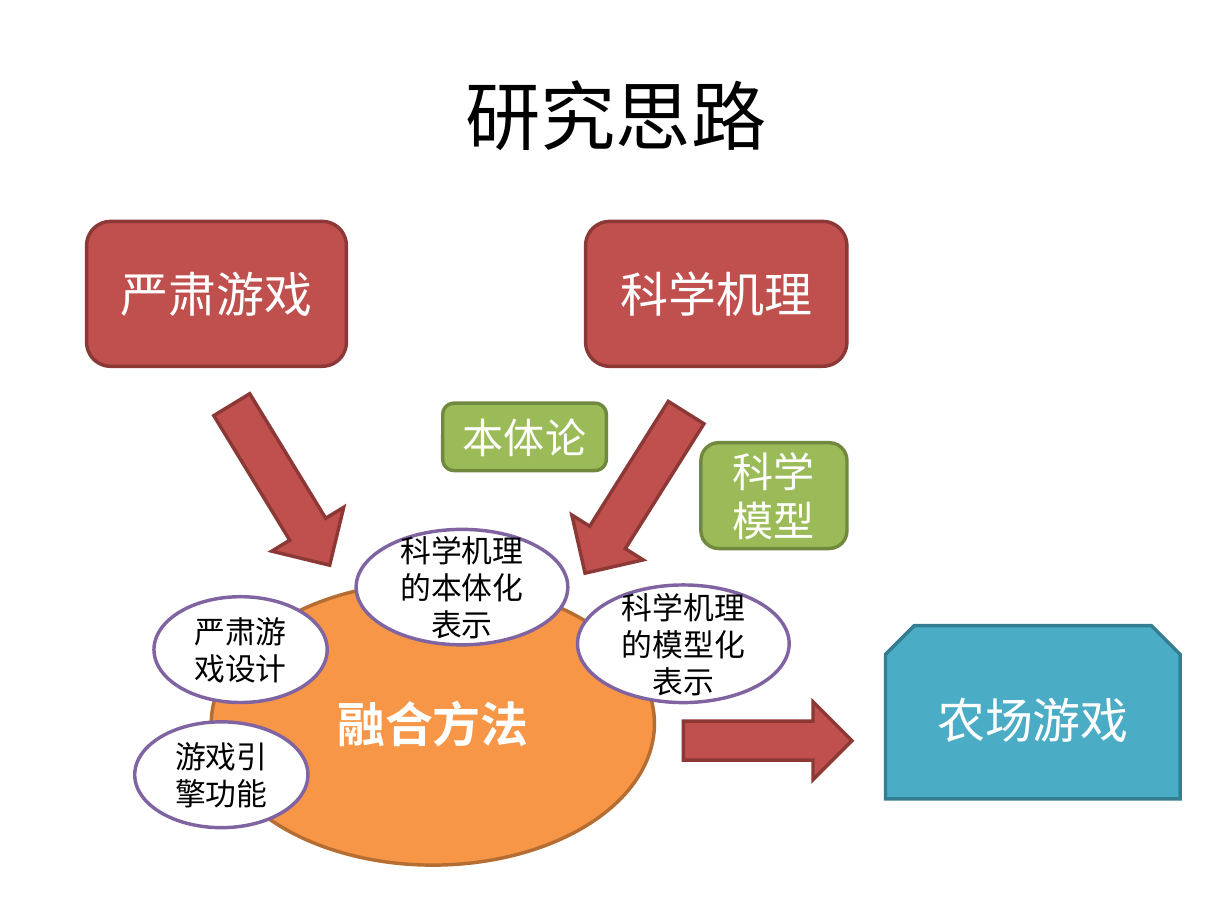
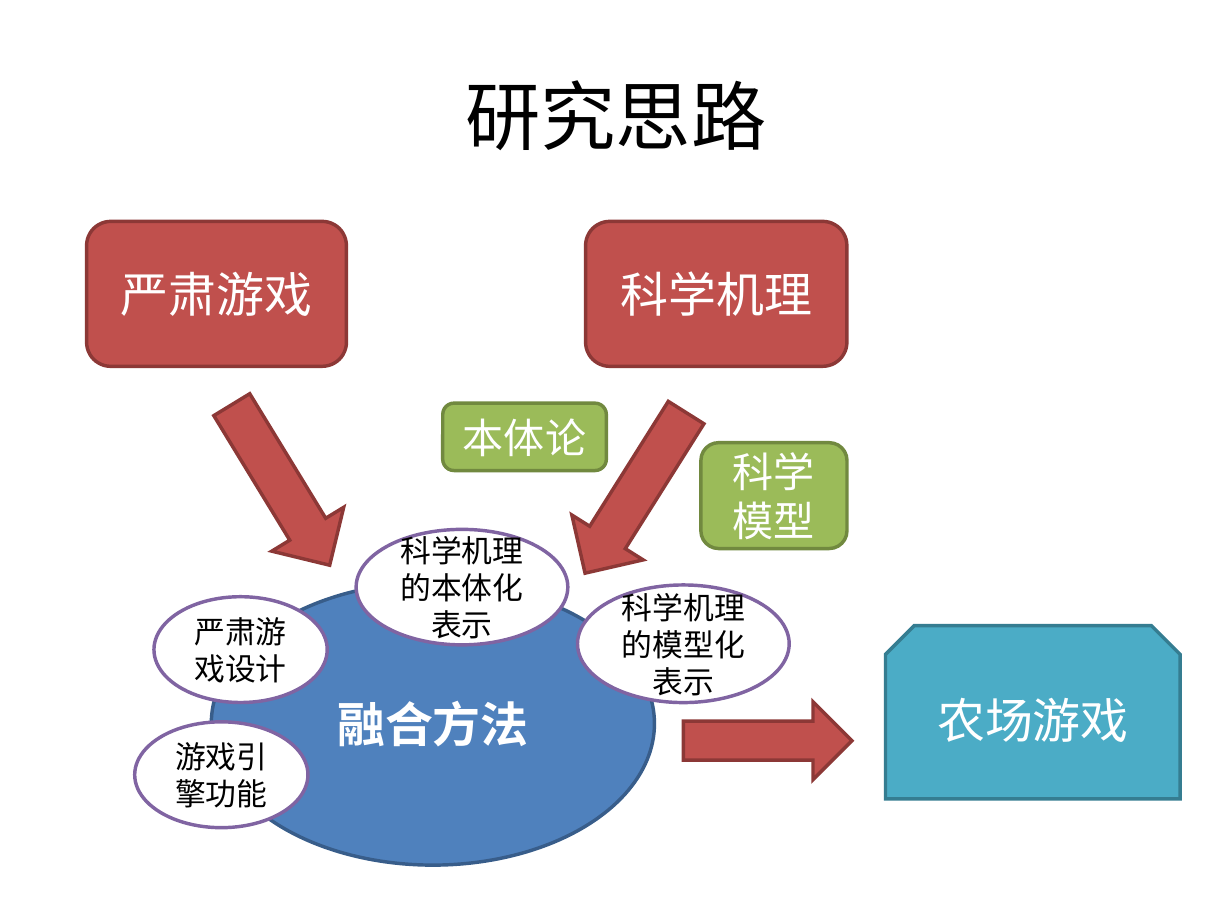
Before and after one commit to Nookleptia/qianmen3d, a slide deck: slide 8 of 毕设文件/毕设提纲.ppt (slide 7 before the commit). Drawn at 1232x924 pixels with LibreOffice and Linux fonts; fonts in the diff are those of the drawing. Boxes give left, top, right and bottom in pixels: in the first picture for what was removed or moved away, otherwise in the second. Text is boxed around its words. In the diff, an @@ line names an element or a change of style, - is before the commit and + after.

```diff
--- a/毕设文件/毕设提纲.ppt
+++ b/毕设文件/毕设提纲.ppt
@@ ellipse "融合方法" at bbox=[211, 583, 654, 866]: fill #F79646 to #4F81BD; outline #B66D31 2.01 pt to #385D8A 2.01 pt @@
```
Also in this commit, not shown: 22 other slides changed, 1 slide added, 1 other file.
